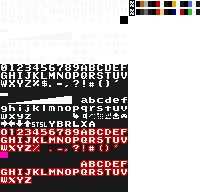
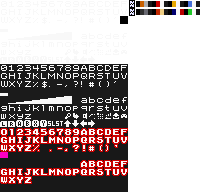
Layers edited between the first and the second w=200, h=192 image:
added layer "Pasted Layer #3" above "Pasted Layer #2" over [0, 1, 127, 152]
hid "Pasted Layer #2", painted on it over [0, 0, 127, 152]
painted on "Pasted Layer #1" over [8, 128, 118, 184]
